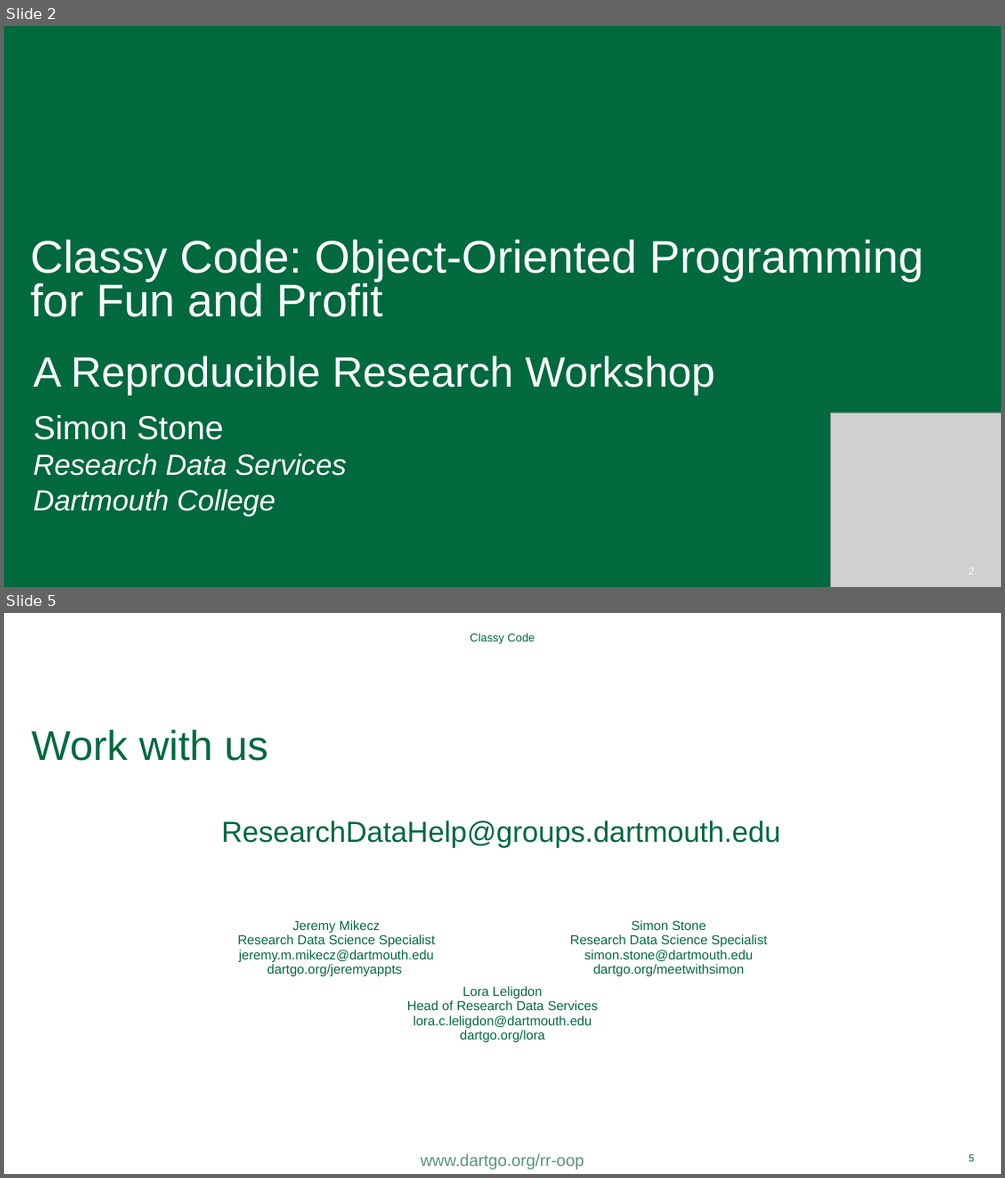
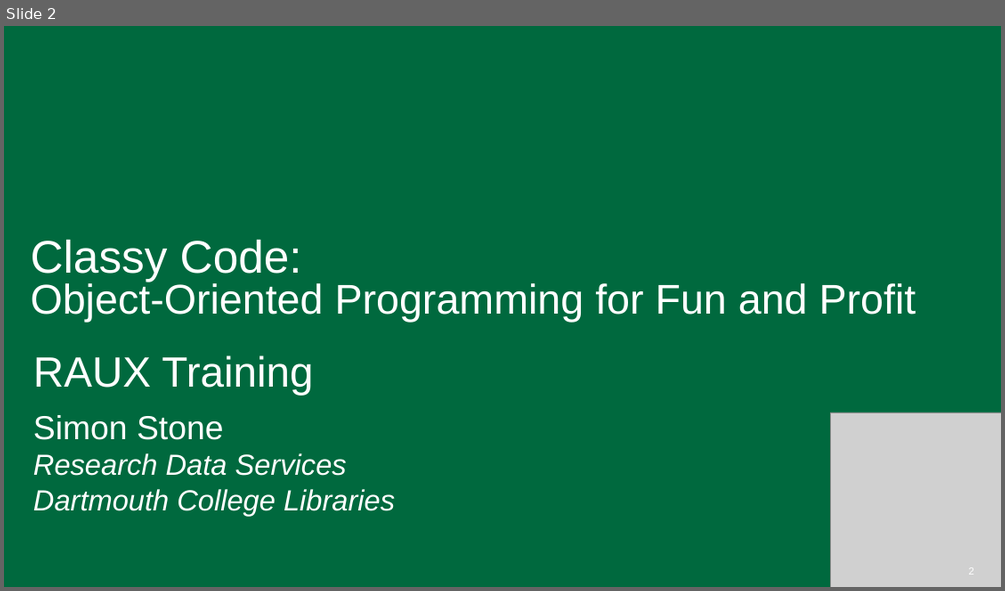
Before and after one commit to Dartmouth-Libraries/classy-code, a slide deck: ppt/OOP-for-Fun-and-Profit.pptx. Shown one above the other, each under a label of ours: slides 2 and 5 before the commit, slide 2 after it; the slides between them are not shown. The pictures are 1005x1178 and 1005x591 pixels, drawn with LibreOffice and Linux fonts; fonts in the diff are those of the drawing; grey boxes stand for pictures; background and template pictures are left out. Boxes give left, top, right and bottom in pixels: in the first picture for what was removed or moved away, otherwise in the second. Text is boxed around its words. In the diff, an @@ line names an element or a change of style, - is before the commit and + after.

Commit message:
adds materials for RAUX

```diff
--- a/ppt/OOP-for-Fun-and-Profit.pptx
+++ b/ppt/OOP-for-Fun-and-Profit.pptx
@@ slide 5 removed at [4, 613, 1001, 1174], background #FFFFFF; not listed: 1 template element that a slide beside it also shows @@
@@ text removed at [469, 633, 535, 643] @@
-Classy Code
@@ title removed at [32, 730, 268, 761] @@
-Work with us
@@ text removed at [221, 820, 780, 847] @@
-ResearchDataHelp@groups.dartmouth.edu
@@ table removed at [170, 915, 834, 1056], 2 rows, 2 columns @@
-Jeremy Mikecz / Research Data Science Specialist / jeremy.m.mikecz@dartmouth.edu / dartgo.org/jeremyappts | Simon Stone / Research Data Science Specialist / simon.stone@dartmouth.edu / dartgo.org/meetwithsimon
-Lora Leligdon / Head of Research Data Services / lora.c.leligdon@dartmouth.edu / dartgo.org/lora | 
@@ page number removed at [969, 1154, 974, 1161] @@
-5
@@ slide 2 changed as well @@
@@ title "Classy Code: Object-Oriented Programming for ..." at [31, 239, 916, 321]: size 44 to 40 pt in "Object-Oriented Programming for Fun and Profit" @@
@@ text at [33, 355, 313, 395]: text changed @@
-A Reproducible Research Workshop
+RAUX Training
@@ text at [33, 489, 395, 516]: text changed @@
-Dartmouth College
+Dartmouth College Libraries
```
Also in this commit, not shown: 8 other slides changed, 2 other slides removed, 10 other files.
